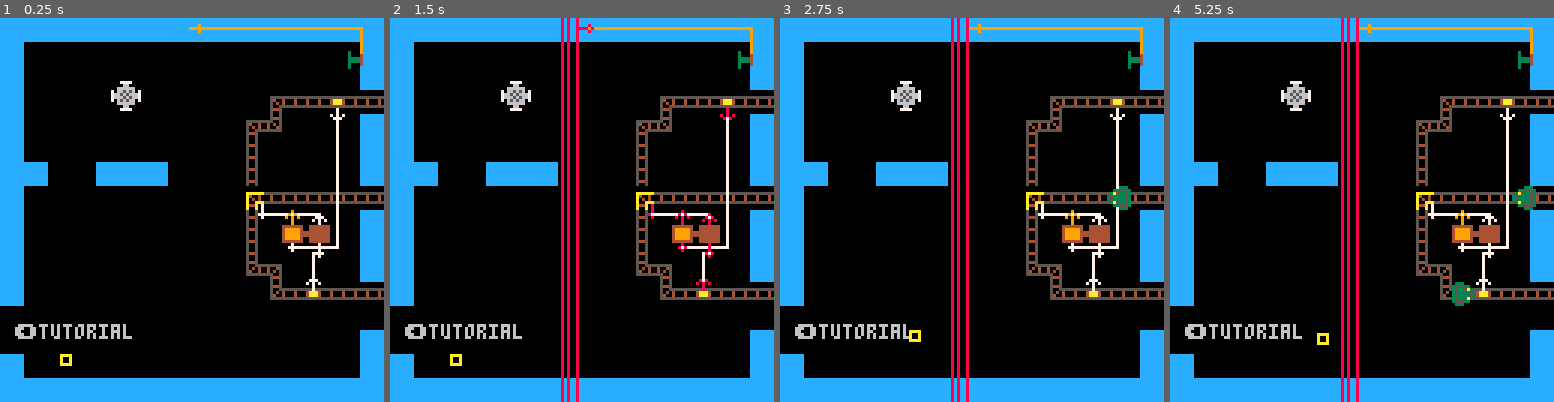
Above: before the commit, frames 1-4 (left to right).
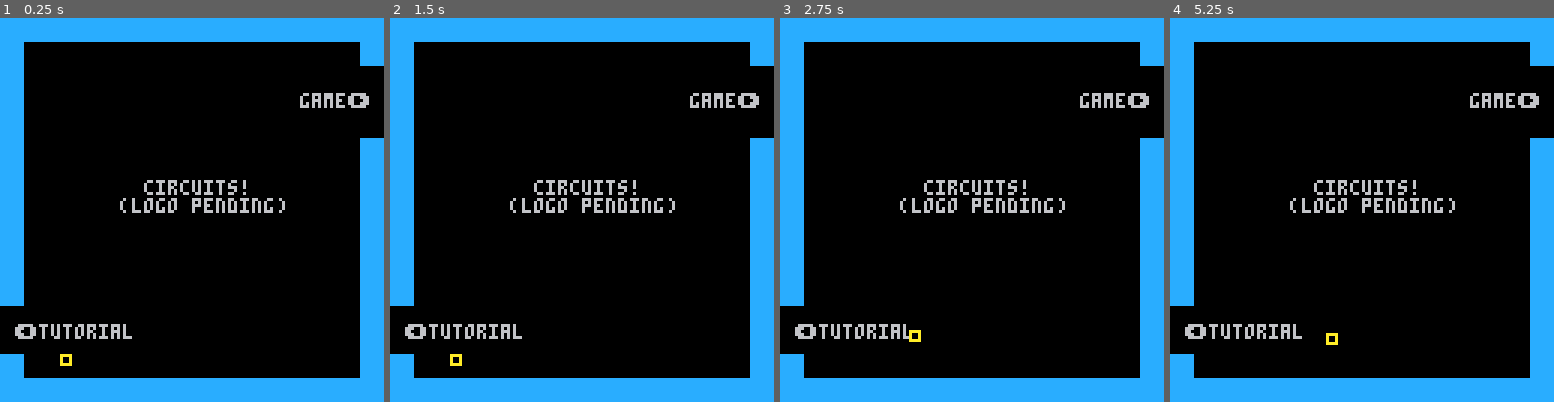
Above: after the commit, the same moments.

Repository: codekitchen/pico-8-circuits
Game: PICO-8 cartridge circuits.p8
Same seed, same stepped clock (60 frames per second), same inputs: the game is played once before the commit and once after it.
Inputs:
- Up to frame 1 (0.25 s): no input
- Up to frame 2 (1.5 s): tap X (X key) at 0.33, 1.07 s; tap O (Z key) at 0.7 s
- Up to frame 3 (2.75 s): hold Right 1.6-2.1 s; tap O (Z key) at 1.7, 2.1, 2.5 s; tap X (X key) at 1.85 s; hold Up 2.15-2.42 s; hold Right from 2.47 s (still down)
- Up to frame 4 (5.25 s): tap O (Z key) every 0.4 s from 2.9 to 4.9 s; tap X (X key) at 2.97, 4.08, 5.2 s; release Right at 3.03 s; hold Left 3.08-3.58 s; hold Down 3.63-3.97 s; hold Right 4.02-4.68 s; hold Up 4.73-5.03 s; hold Left from 5.08 s (still down)

The runs differ from the first frame. In frame 1, 9.8% of the frame differs, in the area x 6-100%, y 1-82%; in frame 2, 12%; in frame 3, 12%; in frame 4, 12%, in the area x 6-100%, y 0-100%.

Commit message:
robot tutorial

Diff:
--- a/circuits.p8
+++ b/circuits.p8
@@ -179,6 +179,7 @@
     end
   end,
   walkable=function(self,pos)
+    if (self.player and devmode) return true
     -- assumes actor of size 1 for now
     return world:walkable(pos+v{-3,2}) and world:walkable(pos+v{2,-3}) and world:walkable(pos-3) and world:walkable(pos+2)
   end,
@@ -437,11 +438,13 @@
     self.powered=nil
   end,
   tick=function(self)
-    local prev=self.powered
+    local prev=self.open
     self.powered=self.c.powered
-    if prev != self.powered or self.current == self.transition_tile then
-      self.current=(self.powered or self.closed_on) and 0 or self.walltile
-      if (not prev and self.powered and self.transition_tile) self.current=self.transition_tile
+    self.open=self.powered
+    if (self.invert) self.open=not self.open
+    if prev != self.open or self.current == self.transition_tile then
+      self.current=self.open and 0 or self.walltile
+      if (not prev and self.open and self.transition_tile) self.current=self.transition_tile
       for x=self.pos.x+self.doorway[1]*8,self.pos.x+self.doorway[3]*8 do
         for y=self.pos.y+self.doorway[2]*8,self.pos.y+self.doorway[4]*8 do
           world:tile_set(v({x,y}),self.current)
@@ -452,7 +455,7 @@
 })
 toggle=component:copy({
   movable=true,
-  connections={i(-5,1),i(4,3),o(-5,-4),o(4,-3)},
+  connections={i(-5,1),i(4,3),o(-5,-4),o(4,-2)},
   spr=19,
   w=2,
   active=1,
@@ -493,6 +496,7 @@
   initialize=function(self,...)
     actor.initialize(self,...)
     self.tpos=self.pos
+    self.pos=self.tpos*8+4
   end,
   update=function(self)
     self.room=self.pos:world_to_room()
@@ -534,7 +538,6 @@
     self.tpos=self.pos
   end,
   tick=function(self)
-    -- self.pos=self.tpos*8+4
     if (self.interval==0) return
     if self.ticks==0 then
       train:new(self.tpos, {facing=self.facing})
@@ -588,15 +591,26 @@
   end,
 })
 button=component:copy({
-  powered=true,
-  connections={o(3,2)},
-  tick=function(self)
+  connections={o(4,2)},
+  pressed=0,
+  reset=-1,
+  initialize=function(self,...)
+    component.initialize(self,...)
     self.c.spr=0
-    for a in all(actors) do
-      if ((a.robot or a == player) and self:touching(a)) self.powered=false
-    end
+    if (self.flipx) self.c._pos-=v({8,0})
+  end,
+  tick=function(self)
+    if self.pressed>0 then
+      self.pressed-=1
+    end
+    self.powered=self.pressed!=0
+    if (self.invert) self.powered=not self.powered
     self.c.powered=self.powered
-    self.spr=self.powered and 58 or 59
+    self.spr=self.pressed==0 and 58 or 59
+  end,
+  interact=function(self)
+    self.pressed=self.reset
+    self.spr=self.pressed==0 and 58 or 59
   end,
 })
 barrier=component:copy({
@@ -604,7 +618,9 @@
   size=16,
   connections={i(7,3,{facing=east})},
   update=function(self)
-    if (devmode or not self.powered or self.room != room) return
+    self.on=self.powered
+    if (self.invert) self.on=not self.on
+    if (devmode or not self.on or self.room != room) return
     local pos=self.pos
     if (self.dir==south or self.dir==east) pos+=8
     if self.dir==west and player.pos.x >= pos.x then
@@ -618,13 +634,147 @@
   end,
   draw=function(self)
     component.draw(self)
-    if (not self.powered) return
+    if (not self.on) return
     local dir=self.dir:turn_left()
     local sspr=dir.id%2==1 and 80 or 97
     for i=1,self.size do
       local pos=self.pos+dir*((i-1)*8)
       spr(sspr,pos.x,pos.y)
     end
+  end,
+})
+robot_spawner=component:copy({
+  connections={i(-8,0)},
+  robot_name='main',
+  tick=function(self)
+    local waspowered=self.powered
+    self.powered=self.c.powered
+    if (not waspowered and self.powered) self:spawn()
+  end,
+  spawn=function(self)
+    local robot
+    for a in all(actors) do
+      if (a.robot and a.name == self.robot_name) robot=a
+    end
+    robot=robot or robotclass:new(self.pos,{name=self.robot_name})
+    robot:spawned(self.pos)
+  end,
+})
+
+bumper_color=7
+robot_room_coords=v{0,1280}
+robotclass=component:copy({
+  movable=true,
+  robot=true,
+  spr=10,
+  wallcolor=6,
+  action2=function(self)
+    player:teleport(self.room_coords+v{26,108})
+    player.in_robot=self
+  end,
+  add=function(self,cls,x,y,args)
+    return cls:new(self.room_coords+v{x,y},args)
+  end,
+  spawned=function(self,pos)
+    self.pos=pos
+    self.switch.powered=false
+  end,
+  initialize=function(self,...)
+    component.initialize(self,...)
+    self.room_coords=robot_room_coords
+    -- this is a lot of rooms, roughly 60k,
+    -- but that's still exhaustible. should
+    -- be OK because I'm re-using robots
+    -- based on name, not always spawning
+    -- new ones.
+    robot_room_coords=robot_room_coords+v{128,0}
+    if (robot_room_coords.x>30000) robot_room_coords=v{0,robot_room_coords.y+128}
+    self.bumpers={
+      self:add(empty_output,64,7,{cfacing=south}),
+      self:add(empty_output,7,65,{cfacing=east}),
+      self:add(empty_output,62,120,{cfacing=north}),
+      self:add(empty_output,120,63,{cfacing=west}),
+    }
+    self.thrusters={
+      self:add(empty_input,75,15,{cfacing=south}),
+      self:add(empty_input,15,53,{cfacing=east}),
+      self:add(empty_input,73,112,{cfacing=north}),
+      self:add(empty_input,112,51,{cfacing=west}),
+    }
+    self.components={
+      self:add(toggle,100,80),
+      self:add(toggle,100,96),
+      self:add(switch,19,95),
+      self:add(or_,89,27),
+      self:add(and_,97,27),
+      self:add(and_,105,27),
+      self:add(not_,86,44),
+      self:add(not_,94,44),
+      self:add(or_,102,44),
+    }
+    self.switch=self.components[3]
+    self.switch.c.spr=0
+    if self.tutorial then
+      self.switch.powered=true
+      simulation:connect(self.bumpers[1].connections[1],self.components[1].connections[2])
+      simulation:connect(self.bumpers[3].connections[1],self.components[1].connections[1])
+      simulation:connect(self.thrusters[1].connections[1],self.components[1].connections[4])
+      simulation:connect(self.thrusters[3].connections[1],self.components[1].connections[3])
+      self.text={
+        {23,92,"\x8bpower"},
+        {25,106,"\x8bexit"},
+        {20,63,"\x8bbumper"},
+        {23,51,"\x8bthruster"},
+      }
+    end
+  end,
+  delete=function(self)
+    for c in all(self.bumpers) do c:delete() end
+    for c in all(self.thrusters) do c:delete() end
+    for c in all(self.components) do c:delete() end
+    component.delete(self)
+  end,
+  update=function(self)
+    if (player.pos:overlap(self.room_coords+v{16,108},self.room_coords+v{20,112})) player:teleport(self.pos) player.in_robot=nil
+    if (player.holding == self) self.switch.powered=false
+    local b=self.bumpers
+    b[1].powered=not world:walkable(self.pos+v{0,-5})
+    b[2].powered=not world:walkable(self.pos+v{-5,0})
+    b[3].powered=not world:walkable(self.pos+v{0,4})
+    b[4].powered=not world:walkable(self.pos+v{4,0})
+    if self:active() then
+      local t=self.thrusters
+      if (t[1].powered) self:move(south*.5)
+      if (t[2].powered) self:move(east*.5)
+      if (t[3].powered) self:move(north*.5)
+      if (t[4].powered) self:move(west*.5)
+
+      for a in all(actors) do
+        if (self:touching(a) and a.interact) self:interact_with(a)
+      end
+    end
+  end,
+  active=function(self)
+    return not player.in_robot and self.switch.powered
+  end,
+  interact_with=function(self,other)
+    other:interact(self)
+    if (self.tutorial) self.switch.powered=false
+  end,
+  tick=function(self)
+  end,
+  draw=function(self)
+    if (self:active()) pal(5,10)
+    component.draw(self)
+    pal()
+    local pos=self.pos
+    self.draw_bumper(self.bumpers[1],pos.x-2,pos.y-5,pos.x+1,pos.y-5)
+    self.draw_bumper(self.bumpers[2],pos.x-5,pos.y-2,pos.x-5,pos.y+1)
+    self.draw_bumper(self.bumpers[3],pos.x-2,pos.y+4,pos.x+1,pos.y+4)
+    self.draw_bumper(self.bumpers[4],pos.x+4,pos.y-2,pos.x+4,pos.y+1)
+  end,
+  draw_bumper=function(r,a,b,c,d)
+    line(a,b,c,d,r.powered and powered_color or bumper_color)
   end,
 })
 
@@ -654,34 +804,12 @@
 }
 
 flag_walk=0
-robot_room=v{0,1}
+robot_room=v{0,0}
 world={
   rooms={
     [0]={
-      [1]={
+      [0]={
         -- inside the robot
-        actors={
-          -- bumpers
-          empty_output:new(v{63,7},{cfacing=south}),
-          empty_output:new(v{7,64},{cfacing=east}),
-          empty_output:new(v{63,120},{cfacing=north}),
-          empty_output:new(v{120,64},{cfacing=west}),
-          -- thrusters
-          empty_input:new(v{75,15},{cfacing=south}),
-          empty_input:new(v{15,52},{cfacing=east}),
-          empty_input:new(v{75,112},{cfacing=north}),
-          empty_input:new(v{112,52},{cfacing=west}),
-          -- components (TODO: toolbox)
-          or_:new(v{89,27}),
-          and_:new(v{97,27}),
-          and_:new(v{105,27}),
-          not_:new(v{86,44}),
-          not_:new(v{94,44}),
-          or_:new(v{102,44}),
-          toggle:new(v{100,80}),
-          toggle:new(v{100,96}),
-        },
-        wallcolor=6,
       },
       [2]={
         text={
@@ -739,17 +867,39 @@
           actor_sensor:new(v{108,20}, {coffs=v{2,0},cfacing=east,sq={0,1}}),
           toggle:new(v{104,60}),
           door:new(v{78,50}, {doorway={0,1,0,4},facing=east}),
-          door:new(v{30,121}, {doorway={1,0,2,1},facing=north}),
-          switch:new(v{12,116}),
+          door:new(v{120,100}, {doorway={0,1,1,2},facing=west}),
+          switch:new(v{100,116}),
           and_:new(v{107,76}),
           actor_sensor:new(v{92,8},{coffs=v{-2,0},cfacing=west,sq={0,1}}),
           train_spawn:new(v{13,0},{interval=0}),
         },
         text={
-          {40,102,"toggles retain"},
-          {40,109,"their last value"},
+          {12,102,"toggles retain"},
+          {12,109,"their last value"},
         },
         wires={{2,1,1,1},{3,1,1,2},{4,1,1,4},{5,1,10,2},{10,3,6,2},{6,4,7,1},{8,1,9,1},{11,1,10,1}},
+      },
+      [3]={
+        text={
+          {5,102,"\x8btutorial"},
+          {100,25,"game\x91"},
+          {40,54,"  circuits!\n(logo pending)"},
+        },
+      },
+    },
+    [2]={
+      [2]={
+        actors={
+          robotclass:new(v{90,60},{tutorial=true}),
+          barrier:new(v{64,40},{cfacing=north,coffs=v{-2,-2},size=8,dir=south,invert=true}),
+          button:new(v{117,20}),
+          door:new(v{9,122},{facing=east,coffs=v{24,0},doorway={1,0,2,1}}),
+        },
+        wires={{3,1,4,1}},
+        text={
+          {10,70,"this is a robot\x91\nhi robot!\nits bumpers sense walls\nthrusters move it around\n\nyou can carry it around\nand press x to climb in\nand rewire its insides!"},
+          {10,12,"move the robot over\nto press this button\x91\nyou'll need to switch it\nback on after moving"},
+        },
       },
       [3]={
         actors={
@@ -758,15 +908,14 @@
           toggle:new(v{102,72}),
           track_replacer:new(v{10,7},{coffs=v{3,2},tile=38}),
           barrier:new(v{56,0}),
-          button:new(v{117,14}),
+          button:new(v{117,14},{invert=true}),
+          button:new(v{27,116},{flipx=true,reset=2}),
+          robot_spawner:new(v{22,100},{cfacing=west}),
         },
-        text={
-          {5,102,"\x8btutorial"},
-        },
-        wires={{1,1,3,2},{2,1,3,1},{3,4,4,1},{6,1,5,1}},
+        wires={{1,1,3,2},{2,1,3,1},{3,4,4,1},{6,1,5,1},{8,1,7,1}},
       },
     },
-    [2]={
+    [3]={
       [3]={
         actors={
           train_spawn:new(v{6,6}),
@@ -778,7 +927,7 @@
         wires={{5,1,4,1}},
       }
     },
-    [3]={
+    [4]={
       [3]={
         text={
           {20,40,"nothing here yet! \x82"},
@@ -793,7 +942,11 @@
     mset(pos.x/8, pos.y/8, tile)
   end,
   walkable=function(self, pos)
-    if (devmode) return true
+    -- hacky robot room handling
+    if pos.y >= 1280 then
+      pos.x = pos.x % 128
+      pos.y = pos.y % 128
+    end
     local tile=self:tile_at(pos)
     return not fget(tile, flag_walk)
   end,
@@ -822,69 +975,20 @@
     if (connflash > 0) connflash-=1
   end,
   draw_room=function(self)
-    local roomdata=self.rooms[room.x][room.y]
-    local mapcoords=room*16
+    local roomdata=player.in_robot or (self.rooms[room.x] or {})[room.y] or {}
+    local mapcoords=player.in_robot and vector.zero or room*16
     if (roomdata.wallcolor) pal(12, roomdata.wallcolor)
     map(mapcoords.x, mapcoords.y, roomcoords.x, roomcoords.y, 16, 16)
     pal()
-    if roomdata and roomdata.text then
-      for t in all(roomdata.text) do
-        print(t[3], t[1]+roomcoords.x, t[2]+roomcoords.y, text_color)
-      end
+    for t in all(roomdata.text or {}) do
+      print(t[3], t[1]+roomcoords.x, t[2]+roomcoords.y, text_color)
     end
   end,
 }
-
-bumper_color=7
-robotclass=component:copy({
-  movable=true,
-  robot=true,
-  spr=10,
-  bumpers={},
-  thrusters={},
-  action2=function(self)
-    player:teleport(v{26,236})
-  end,
-  initialize=function(self,...)
-    component.initialize(self,...)
-    local a=world.rooms[0][1].actors
-    for i=1,4 do
-      self.bumpers[i]=a[i]
-      self.thrusters[i]=a[i+4]
-    end
-  end,
-  update=function(self)
-    if (player.pos:overlap(v{16,232},v{24,240})) player:teleport(self.pos)
-    local b=self.bumpers
-    b[1].powered=not world:walkable(self.pos+v{0,-5})
-    b[2].powered=not world:walkable(self.pos+v{-5,0})
-    b[3].powered=not world:walkable(self.pos+v{0,4})
-    b[4].powered=not world:walkable(self.pos+v{4,0})
-    if player.holding != self and room != robot_room then
-      local t=self.thrusters
-      if (t[1].powered) self:move(south*.5)
-      if (t[2].powered) self:move(east*.5)
-      if (t[3].powered) self:move(north*.5)
-      if (t[4].powered) self:move(west*.5)
-    end
-  end,
-  tick=function(self)
-  end,
-  draw=function(self)
-    component.draw(self)
-    local pos=self.pos
-    self.draw_bumper(self.bumpers[1],pos.x-2,pos.y-5,pos.x+1,pos.y-5)
-    self.draw_bumper(self.bumpers[2],pos.x-5,pos.y-2,pos.x-5,pos.y+1)
-    self.draw_bumper(self.bumpers[3],pos.x-2,pos.y+4,pos.x+1,pos.y+4)
-    self.draw_bumper(self.bumpers[4],pos.x+4,pos.y-2,pos.x+4,pos.y+1)
-  end,
-  draw_bumper=function(r,a,b,c,d)
-    line(a,b,c,d,r.powered and powered_color or bumper_color)
-  end,
-})
 
 solder_distance=4
 playerclass=actor:copy({
+  player=true,
   layer=layer.player,
   holding=nil,
   wire_type=1,
@@ -1013,9 +1117,8 @@
   set_devmode()
   world:init()
   local start_pos=v{150,498}
-  -- start_pos=v{26,236}
+  -- start_pos=v{356,338}
   player=playerclass:new(start_pos)
-  robot=robotclass:new(v{170, 410})
 end
 
 function _update()
@@ -1042,6 +1145,12 @@
   move_cam()
   world:draw_room()
   draw_actors()
+  if (devmode) draw_dbg()
+end
+
+function draw_dbg()
+  camera()
+  print(player.pos:str(),2,122,7)
 end
 
 function set_devmode()
@@ -1315,23 +1424,7 @@
 00000000000019150d090000000000000000000000000b000000000000000000000000000000130007000000000000000000000000000000000000000000000001010000000000000000000000000000000000000000000000000000000000000000000000000000000000000000000000000000000000000000000000000000
 0000000000000000000000000000000000000000000000000000000000000000000000000000000000000000000000000000000000000000000000000000000000000000000000000000000000000000000000000000000000000000000000000000000000000000000000000000000000000000000000000000000000000000
 __map__
-0000000000000000000000000000000000000000000000000000000000000000000000000000004040404040000000000000000000000000000000000000404000000000000000000000000000000000000000000000000000000000000000000000000000000000000000000000000000000000000000000000000000000000
-0000000000000000000000000000000000000000000000000000000000000000000000000000000000000000000000000000000000000000000000000000000000000000000000000000000000000000000000000000000000000000000000000000000000000000000000000000000000000000000000000000000000000000
-0000000000000000000000000000000000000000000000000000000000000000000000000000000000000000000000000000000000000000000000000000000000000000000000000000000000000000000000000000000000000000000000000000000000000000000000000000000000000000000000000000000000000000
-0000000000000001000000000000000000000000000000000000000000000000000000000000000000000000000000000000000000000000000000000000000000000000000000000000000000000000000000000000000000000000000000000000000000000000000000000000000000000000000000000000000000000000
-0000000000000000000000000000000000000000000000000000000000000000000000000000000000000000000000000000000000000000000000000000000000000000000000000000000000000000000000000000000000000000000000000000000000000000000000000000000000000000000000000000000000000000
-0000000000000000000000000000000000000000000000000000000000000000000000000000000000000000000000000000000000000000000000000000000000000000000000000000000000000000000000000000000000000000000000000000000000000000000000000000000000000000000000000000000000000000
-0000000000000000000000000000000000000000000000000000000000000000000000000000000000000000000000000000000000000000000000000000000000000000000000000000000000000000000000000000000000000000000000000000000000000000000000000000000000000000000000000000000000000000
-0000000000000000000000000000000000000000000000000000000000000000000000000000000000000000000000000000000000000000000000000000000000000000000000000000000000000000000000000000000000000000000000000000000000000000000000000000000000000000000000000000000000000000
-0000000000000000000000000000000000000000000000000000000000000000000000000000000000000000000000000000000000000000000000000000000000000000000000000000000000000000000000000000000000000000000000000000000000000000000000000000000000000000000000000000000000000000
-0000000000000000000000000000000000000000000000000000000000000000000000000000000000000000000000000000000000000000000000000000000000000000000000000000000000000000000000000000000000000000000000000000000000000000000000000000000000000000000000000000000000000000
-0000000000000000000000000000000000000000000000000000000000000000000000000000000000000000000000000000000000000000000000000000000000000000000000000000000000000000000000000000000000000000000000000000000000000000000000000000000000000000000000000000000000000000
-0000000000000000000000000000000000000000000000000000000000000000000000000000000000000000000000000000000000000000000000000000000000000000000000000000000000000000000000000000000000000000000000000000000000000000000000000000000000000000000000000000000000000000
-0000000000000000000000000000000000000000000000000000000000000000000000000000000000000000000000000000000000000000000000000000000000000000000000000000000000000000000000000000000000000000000000000000000000000000000000000000000000000000000000000000000000000000
-0000000000000000000000000000000000000000000000000000000000000000000000000000000000000000000000000000000000000000000000000000000000000000000000000000000000000000000000000000000000000000000000000000000000000000000000000000000000000000000000000000000000000000
-0000000000000000000000000000000000000000000000000000000000000000000000000000000000000000000000000000000000000000000000000000000000000000000000000000000000000000000000000000000000000000000000000000000000000000000000000000000000000000000000000000000000000000
-0000000000000000000000000000000000000000000000000000000000000000000000000000000000000000000000000000000000000000000000000000000000000000000000000000000000000000000000000000000000000000000000000000000000000000000000000000000000000000000000000000000000000000
-0000000000000040400000000000000000000000000000000000000000000000000000000000000000000000000000000000000000000000000000000000000000000000000000000000000000000000000000000000000000000000000000000000000000000000000000000000000000000000000000000000000000000000
+0000000000000040400000000000000000000000000000000000000000000000000000000000000000000000000000000000000000000000000000000000404000000000000000000000000000000000000000000000000000000000000000000000000000000000000000000000000000000000000000000000000000000000
 0040404040404000004040404040400000000000000000000000000000000000000000000000000000000000000000000000000000000000000000000000000000000000000000000000000000000000000000000000000000000000000000000000000000000000000000000000000000000000000000000000000000000000
 0040000000000000000000000000400000000000000000000000000000000000000000000000000000000000000000000000000000000000000000000000000000000000000000000000000000000000000000000000000000000000000000000000000000000000000000000000000000000000000000000000000000000000
 0040000000000000000000000000400000000000000000000000000000000000000000000000000000000000000000000000000000000000000000000000000000000000000000000000000000000000000000000000000000000000000000000000000000000000000000000000000000000000000000000000000000000000
@@ -1347,133 +1440,149 @@
 0040190000000000000000000000400000000000000000000000000000000000000000000000000000000000000000000000000000000000000000000000000000000000000000000000000000000000000000000000000000000000000000000000000000000000000000000000000000000000000000000000000000000000
 0040404040404000004040404040400000000000000000000000000000000000000000000000000000000000000000000000000000000000000000000000000000000000000000000000000000000000000000000000000000000000000000000000000000000000000000000000000000000000000000000000000000000000
 0000000000000040400000000000000000000000000000000000000000000000000000000000000000000000000000000000000000000000000000000000000000000000000000000000000000000000000000000000000000000000000000000000000000000000000000000000000000000000000000000000000000000000
-…(130 lines of a section not shown)…
+0000000000000000000000000000000000000000000000000000000000000000000000000000000000000000000000000000000000000000000000000000000000000000000000000000000000000000000000000000000000000000000000000000000000000000000000000000000000000000000000000000000000000000
+0000000000000000000000000000000000000000000000000000000000000000000000000000000000000000000000000000000000000000000000000000000000000000000000000000000000000000000000000000000000000000000000000000000000000000000000000000000000000000000000000000000000000000
+0000000000000000000000000000000000000000000000000000000000000000000000000000000000000000000000000000000000000000000000000000000000000000000000000000000000000000000000000000000000000000000000000000000000000000000000000000000000000000000000000000000000000000
+0000000000000000000000000000000000000000000000000000000000000000000000000000000000000000000000000000000000000000000000000000000000000000000000000000000000000000000000000000000000000000000000000000000000000000000000000000000000000000000000000000000000000000
+0000000000000000000000000000000000000000000000000000000000000000000000000000000000000000000000000000000000000000000000000000000000000000000000000000000000000000000000000000000000000000000000000000000000000000000000000000000000000000000000000000000000000000
+0000000000000000000000000000000000000000000000000000000000000000000000000000000000000000000000000000000000000000000000000000000000000000000000000000000000000000000000000000000000000000000000000000000000000000000000000000000000000000000000000000000000000000
+0000000000000000000000000000000000000000000000000000000000000000000000000000000000000000000000000000000000000000000000000000000000000000000000000000000000000000000000000000000000000000000000000000000000000000000000000000000000000000000000000000000000000000
+0000000000000000000000000000000000000000000000000000000000000000000000000000000000000000000000000000000000000000000000000000000000000000000000000000000000000000000000000000000000000000000000000000000000000000000000000000000000000000000000000000000000000000
+0000000000000000000000000000000000000000000000000000000000000000000000000000000000000000000000000000000000000000000000000000000000000000000000000000000000000000000000000000000000000000000000000000000000000000000000000000000000000000000000000000000000000000
+0000000000000000000000000000000000000000000000000000000000000000000000000000000000000000000000000000000000000000000000000000000000000000000000000000000000000000000000000000000000000000000000000000000000000000000000000000000000000000000000000000000000000000
+0000000000000000000000000000000000000000000000000000000000000000000000000000000000000000000000000000000000000000000000000000000000000000000000000000000000000000000000000000000000000000000000000000000000000000000000000000000000000000000000000000000000000000
+0000000000000000000000000000000000000000000000000000000000000000000000000000000000000000000000000000000000000000000000000000000000000000000000000000000000000000000000000000000000000000000000000000000000000000000000000000000000000000000000000000000000000000
+0000000000000000000000000000000000000000000000000000000000000000000000000000000000000000000000000000000000000000000000000000000000000000000000000000000000000000000000000000000000000000000000000000000000000000000000000000000000000000000000000000000000000000
+0000000000000000000000000000000000000000000000000000000000000000000000000000000000000000000000000000000000000000000000000000000000000000000000000000000000000000000000000000000000000000000000000000000000000000000000000000000000000000000000000000000000000000
+0000000000000000000000000000000000000000000000000000000000000000000000000000000000000000000000000000000000000000000000000000000000000000000000000000000000000000000000000000000000000000000000000000000000000000000000000000000000000000000000000000000000000000
+0000000000000000000000000000000000000000000000000000000000000000000000000000000000000000000000000000000000000000000000000000000000000000000000000000000000000000000000000000000000000000000000000000000000000000000000000000000000000000000000000000000000000000
+…(130 lines of a section not shown)…
Not shown, changed: 52 lines of the sprite sheet (__gfx__) section of circuits.p8
